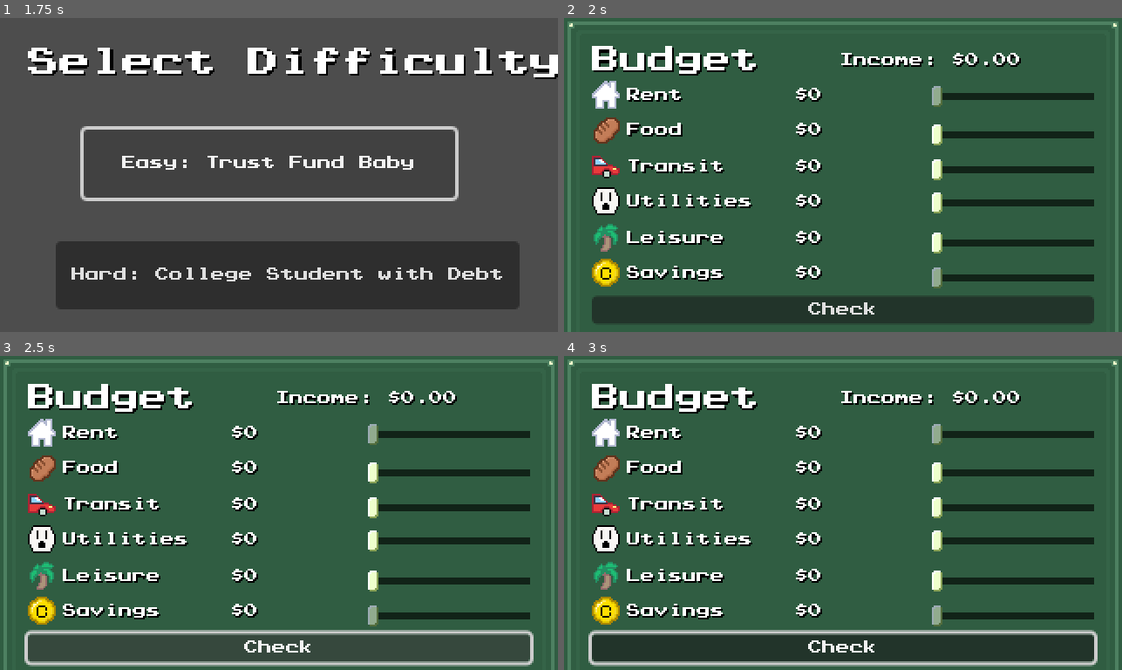
Above: before the commit, frames 1-4 (two rows, left to right).
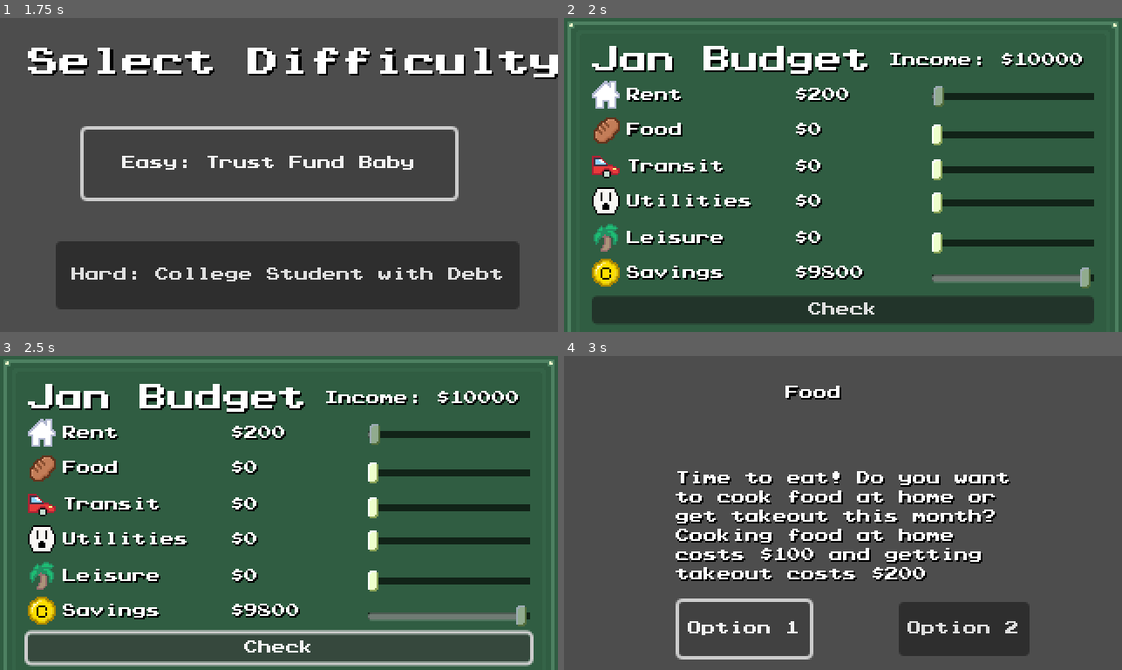
Above: after the commit, the same moments.

Repository: axu-1/Technica-2023-Godot-Project
Game: Godot game, scene res://main.tscn
Same seed, same stepped clock (60 frames per second), same inputs: the game is played once before the commit and once after it.
Inputs (mouse positions are in pixels of both pictures, inside the frame that each line leads up to):
- Up to frame 1 (1.75 s): click "Start" at 0.5 s; click "Easy: Trust Fund Baby" at 1.25 s
- Up to frame 2 (2 s): no input
- Up to frame 3 (2.5 s): click "Check" at 2 s
- Up to frame 4 (3 s): click (742, 629) at 2.75 s, where only the run after the commit has a clickable "Option 1"

Frame 1 is identical in both runs. In frame 2, 4.5% of the frame differs, in the area x 5-95%, y 8-87%; in frame 3, 4.5%; in frame 4, 96%, in the area x 0-100%, y 0-100%.
Error before the commit: Parse Error: Variable "pop_up" has the same name as a previously declared variable. (res://BudgetMenu/budget_menu.gd:31)

Commit message:
Revert "Merge pull request #1 from axu-1/old_commit"
This reverts commit 13a5f06393357c456727bbd3e62072bc447d3f6a, reversing
changes made to 7e2bfc745e61277a3423d7d01efe5db43e8cfa9c.

Diff:
--- a/BudgetMenu/budget_menu.gd
+++ b/BudgetMenu/budget_menu.gd
@@ -28,7 +28,6 @@
 var month_dict = {1: "Jan", 2: "Feb", 3: "Mar", 4: "Apr", 5: "May", 6: "June", 7: "July", 8: "Aug", 9: "Sept", 10: "Oct", 11: "Nov", 12: "Dec"}
 
 @export var walking : PackedScene
-@export var pop_up : PackedScene
 
 # Called when the node enters the scene tree for the first time.
 func _ready():
@@ -112,7 +111,7 @@
 
 func _on_button_pressed():
 	if Game.savings < 0:
-		var pop = pop_up.instantiate()
-		add_child(pop)
+#		Game.emit_signal("goto_scene", pop_up)
+		pass
 	else:
 		Game.emit_signal("goto_scene", walking)
--- a/BudgetMenu/budget_menu.tscn
+++ b/BudgetMenu/budget_menu.tscn
@@ -6,7 +6,6 @@
 [ext_resource type="PackedScene" uid="uid://c3q41svgch3hy" path="res://WalkingMenu/walking.tscn" id="2_p0o7i"]
 [ext_resource type="Texture2D" uid="uid://bx2up05psfl7b" path="res://BudgetMenu/house.png" id="2_tnb7k"]
 [ext_resource type="Texture2D" uid="uid://cqr1kj2f84xr4" path="res://BudgetMenu/coin.png" id="2_yqkxs"]
-[ext_resource type="PackedScene" uid="uid://bvm0rg85m26ds" path="res://Menus/pop_up.tscn" id="3_3mn3q"]
 [ext_resource type="Texture2D" uid="uid://dwwcpujgl25me" path="res://BudgetMenu/car.png" id="4_k2h8h"]
 [ext_resource type="Texture2D" uid="uid://cq13e3ougvbv5" path="res://BudgetMenu/outlet.png" id="5_itkpi"]
 [ext_resource type="Texture2D" uid="uid://gkgt8yrf6pw2" path="res://BudgetMenu/leisure.png" id="6_qnjbb"]
@@ -15,7 +14,6 @@
 script = ExtResource("1_1tv5o")
 pop_up = ExtResource("2_847ey")
 walking = ExtResource("2_p0o7i")
-pop_up = ExtResource("3_3mn3q")
 
 [node name="BackgroundPanelContainer" type="PanelContainer" parent="."]
 anchors_preset = 15
--- a/Events/event_displayer.gd
+++ b/Events/event_displayer.gd
@@ -10,7 +10,7 @@
 
 # Called when the node enters the scene tree for the first time.
 func _ready():
-	pass
+	pass # Replace with function body.
 
 # Called every frame. 'delta' is the elapsed time since the previous frame.
 func _process(delta):
@@ -21,11 +21,11 @@
 	$Title.set_text(title)
 	$Description.set_text(description)
 	Game.total_money -= cost
-	#if Game.total_money < 0:
-		#Game.emit_signal(Game.player_died)
+
 	if Game.total_money < 0:
 		Game.emit_signal("goto_scene", game_over)
 
 
 func _on_button_pressed():
-	queue_free()
+	pass # Replace with function body.
+	#change screen
--- a/Events/event_displayer.tscn
+++ b/Events/event_displayer.tscn
@@ -1,13 +1,11 @@
-[gd_scene load_steps=4 format=3 uid="uid://c5tmg7pv47da6"]
+[gd_scene load_steps=3 format=3 uid="uid://c5tmg7pv47da6"]
 
 [ext_resource type="Script" path="res://Events/event_displayer.gd" id="1_yt2bm"]
 [ext_resource type="Resource" uid="uid://38shyfxxhmw" path="res://Events/emergency.tres" id="2_wr8wm"]
-[ext_resource type="PackedScene" uid="uid://csfj2cre1jsir" path="res://Menus/game_over.tscn" id="3_ieb4f"]
 
 [node name="event_displayer" type="Node2D"]
 script = ExtResource("1_yt2bm")
 emergency = ExtResource("2_wr8wm")
-game_over = ExtResource("3_ieb4f")
 
 [node name="Title" type="Label" parent="."]
 offset_left = 130.0
--- a/Events/event_option.gd
+++ b/Events/event_option.gd
@@ -8,8 +8,6 @@
 @export var ac_heat: Resource
 @export var transit: Resource
 @export var utilities: Resource
-
-@export var game_over : PackedScene
 
 enum event_type_enum {FOOD, TRANSIT, UTILITIES, LEISURE, AC_HEAT}
 var event_type
@@ -61,11 +59,9 @@
 func _on_option_1_pressed():
 	cost = cost1
 	Game.total_money -= cost1
-	Game.emit_signal("event_closed")
-	queue_free()
+#	Game.emit_signal("goto_scene", walking)
 
 func _on_option_2_pressed():
 	cost = cost2
 	Game.total_money -= cost2
-	Game.emit_signal("event_closed")
-	queue_free()
+#	Game.emit_signal("goto_scene", walking)
--- a/Menus/game_over.tscn
+++ b/Menus/game_over.tscn
@@ -1,7 +1,3 @@
-[gd_scene format=3 uid="uid://csfj2cre1jsir"]
-
-[node name="game_over" type="Node2D"]
-=======
 [gd_scene format=3 uid="uid://byvnihy7qn5vj"]
 
 [node name="game_over" type="Node2D"]
--- a/Menus/pop_up.gd
+++ b/Menus/pop_up.gd
@@ -1,12 +1,15 @@
-extends CanvasLayer
-
-=======
 extends Node
 
 @export var budget_menu : PackedScene
 
+# Called when the node enters the scene tree for the first time.
+func _ready():
+	pass # Replace with function body.
 
 
+# Called every frame. 'delta' is the elapsed time since the previous frame.
+func _process(delta):
+	pass
 
 func _on_button_pressed():
-	queue_free()
+	Game.emit_signal("goto_scene", budget_menu)
--- a/Menus/pop_up.tscn
+++ b/Menus/pop_up.tscn
@@ -1,25 +1,3 @@
-[gd_scene load_steps=2 format=3 uid="uid://bvm0rg85m26ds"]
-
-[ext_resource type="Script" path="res://Menus/pop_up.gd" id="1_3na8l"]
-
-[node name="pop_up" type="CanvasLayer"]
-script = ExtResource("1_3na8l")
-
-[node name="Label" type="Label" parent="."]
-offset_left = 16.0
-offset_top = 48.0
-offset_right = 248.0
-offset_bottom = 70.0
-text = "Invalid budget
-(savings must be at least $0)"
-horizontal_alignment = 1
-
-[node name="Button" type="Button" parent="."]
-offset_left = 88.0
-offset_top = 104.0
-offset_right = 168.0
-offset_bottom = 124.0
-=======
 [gd_scene load_steps=3 format=3 uid="uid://cjv2i2yg0s8l1"]
 
 [ext_resource type="Script" path="res://Menus/pop_up.gd" id="1_dx2i0"]
@@ -43,3 +21,6 @@
 offset_top = 121.0
 offset_right = 215.0
 offset_bottom = 148.0
+text = "OK"
+
+[connection signal="pressed" from="Button" to="." method="_on_button_pressed"]
--- a/Singletons/Game.gd
+++ b/Singletons/Game.gd
@@ -7,10 +7,9 @@
 signal restarted
 
 signal next_scene_triggered
+#signal portal_entered
 
 signal game_over
-
-signal event_closed
 
 var seconds_decimal = 1.0
 
@@ -35,6 +34,5 @@
 var savings = 0
 
 var income = 0
-
 var happiness = 5 #min: 0 (dead), max: 10
 var month = 1 #month goes from 1 to 12
--- a/WalkingMenu/walking.gd
+++ b/WalkingMenu/walking.gd
@@ -5,30 +5,36 @@
 @export var budget_menu : PackedScene
 @export var game_over : PackedScene
 
-@export var budget_menu : PackedScene
-@export var game_over : PackedScene
-
-@onready var timer = $Timer
-
 enum event_types {FOOD, TRANSIT, UTILITIES, LEISURE, AC_HEAT, EMERGENCY}
 var event_order = [event_types.FOOD, event_types.LEISURE, event_types.TRANSIT, event_types.UTILITIES]
 # If within summer/winter months, add AC/heat event
+#var rand_order = []
+var emergency_done = false
+var event_count = 0
 
-var emergency_done = false
-var e_index = 0
-var event_done = false
 
 # Called when the node enters the scene tree for the first time.
 func _ready():
+	event_count = 0
 	if Game.month in [11, 12, 1, 2, 5, 6, 7, 8]:
 		event_order.append(event_types.AC_HEAT)
-	var rand_int = randi_range(0, event_order.size())
-	event_done = false
-	Game.event_closed.connect(on_event_closed)
+#	var rand_int = randi_range(0, event_order.size)
+#	for (int i = 0; i < rand_int; i++):
+#		rand_order.append()
 
-#	var new_event_option = event_option.instantiate()
-#	add_child(new_event_option)
-#	new_event_option.event_type = new_event_option.event_type_enum.LEISURE
+#	for event in event_order:
+#		var new_event_option = event_option.instantiate()
+#		add_child(new_event_option)
+#		new_event_option.event_type = event
+#		var rand_int = randi_range(0, 10)
+#		if rand_int == 0 and !emergency_done:
+#			var emergency = event_displayer.instantiate()
+#			add_child(emergency)
+#			emergency_done = true
+
+	var new_event_option = event_option.instantiate()
+	add_child(new_event_option)
+	new_event_option.event_type = event_types.FOOD
 
 # Called every frame. 'delta' is the elapsed time since the previous frame.
 func _process(delta):
@@ -48,33 +54,14 @@
 #	new_event_option.event_type = event_order[event_count]
 #	event_count += 1
 
-
-#	Game.month += 1
-#	Game.emit_signal("goto_scene", budget_menu)
-	if !event_done:
-		timer.start()
-		event_done = true
-
-	if Game.total_money < 0:
-		Game.emit_signal("goto_scene", game_over)
-
-func _on_timer_timeout():
-	print("timer")
 #	var rand_int = randi_range(0, 10)
-	var rand_int = 0
 #	if rand_int == 0 and !emergency_done:
 #		var emergency = event_displayer.instantiate()
 #		add_child(emergency)
 #		emergency_done = true
-#		event_done = false
-		#Game.emit_signal("on_event_closed")
-	if e_index < event_order.size() and event_order != []:
-		var new_event_option = event_option.instantiate()
-		add_child(new_event_option)
-		new_event_option.event_type = event_order[e_index]
-		e_index += 1
-#		event_done = false
-		#Game.emit_signal("on_event_closed")
 
-func on_event_closed():
-	timer.start()
+	if event_count >= event_order.size():
+		Game.month += 1
+		Game.emit_signal("goto_scene", budget_menu)
+	if Game.total_money < 0:
+		Game.emit_signal("goto_scene", game_over)
--- a/WalkingMenu/walking.tscn
+++ b/WalkingMenu/walking.tscn
@@ -1,30 +1,14 @@
-[gd_scene load_steps=6 format=3 uid="uid://c3q41svgch3hy"]
+[gd_scene load_steps=4 format=3 uid="uid://c3q41svgch3hy"]
 
 [ext_resource type="Script" path="res://WalkingMenu/walking.gd" id="1_wfwps"]
 [ext_resource type="PackedScene" uid="uid://c5tmg7pv47da6" path="res://Events/event_displayer.tscn" id="2_lygco"]
 [ext_resource type="PackedScene" uid="uid://dw2amx6egqxes" path="res://Events/event_option.tscn" id="3_ulii0"]
-[ext_resource type="PackedScene" uid="uid://dpufl0l80m4io" path="res://BudgetMenu/budget_menu.tscn" id="4_xlya6"]
-[ext_resource type="PackedScene" uid="uid://csfj2cre1jsir" path="res://Menus/game_over.tscn" id="5_bgd6e"]
 
 [node name="WalkingMenu" type="Node2D"]
 script = ExtResource("1_wfwps")
 event_displayer = ExtResource("2_lygco")
 event_option = ExtResource("3_ulii0")
-budget_menu = ExtResource("4_xlya6")
-game_over = ExtResource("5_bgd6e")
 
 [node name="Background" type="AnimatedSprite2D" parent="."]
 
 [node name="Character" type="AnimatedSprite2D" parent="."]
-
-[node name="Label" type="Label" parent="."]
-offset_left = 144.0
-offset_top = 66.0
-offset_right = 184.0
-offset_bottom = 74.0
-text = "Walking"
-
-[node name="Timer" type="Timer" parent="."]
-one_shot = true
-
-[connection signal="timeout" from="Timer" to="." method="_on_timer_timeout"]
